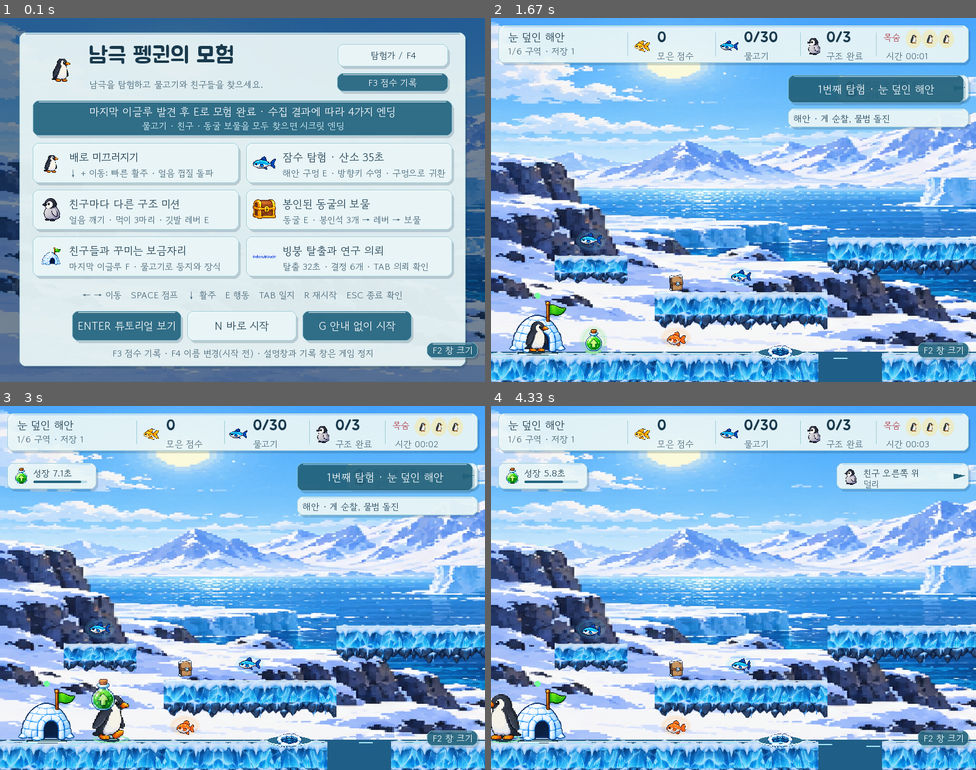
Above: before the commit, frames 1-4 (two rows, left to right).
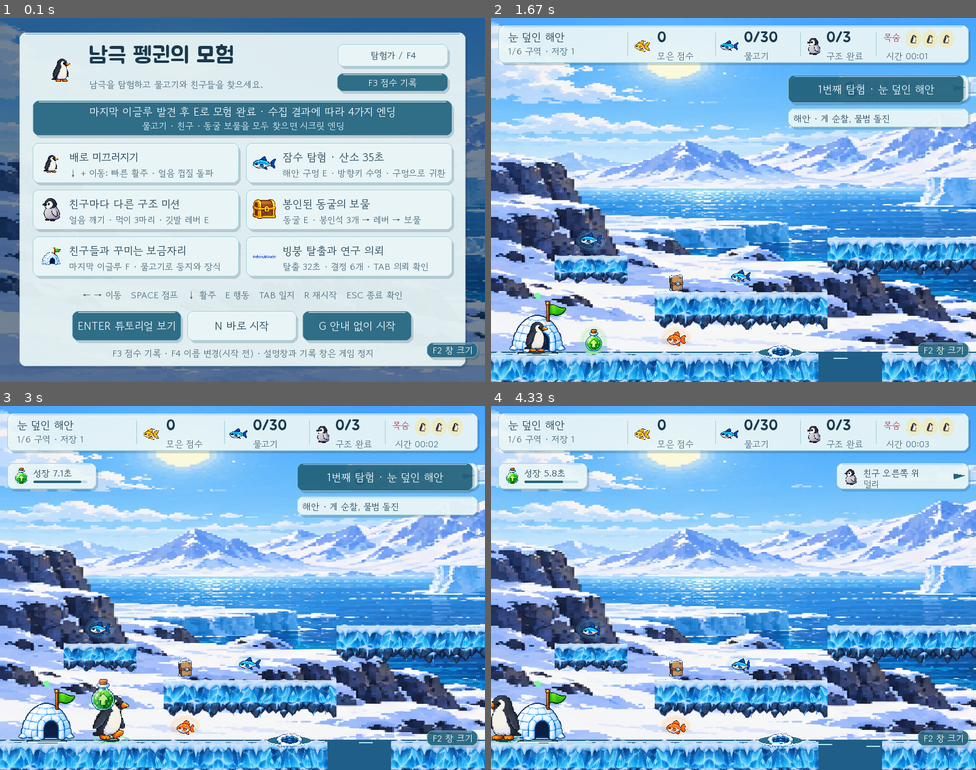
Above: after the commit, the same moments.

Repository: CJE-cpu/penguingame
Game: pygame game, started from pygame/main.py
The game is run twice, just before and just after one commit, with the same random seed, the same clock (stepped at 60 frames per second) and the same inputs.
Inputs (mouse positions are in pixels of both pictures, inside the frame that each line leads up to):
- Up to frame 1 (0.1 s): no input
- Up to frame 2 (1.67 s): tap Enter at 0.33, 1, 1.55 s; type "ann" at 0.67 s; click (942, 349) at 1.27 s
- Up to frame 3 (3 s): hold Right 1.88-2.35 s; hold Left 2.43-2.73 s; hold Right from 2.77 s (still down)
- Up to frame 4 (4.33 s): release Right at 3.23 s; hold Left 3.27-3.8 s; hold Left 3.83-4.13 s; hold Left from 4.17 s (still down)

The runs differ from the first frame. In frame 1, 0.1% of the frame differs, in the area x 8-57%, y 11-56%; in frame 2, 1.3%; in frame 3, 1.3%; in frame 4, 1.4%, in the area x 0-100%, y 4-100%.

Commit message:
Optimize game assets and startup loading

Diff:
--- a/pygame/main.py
+++ b/pygame/main.py
@@ -58,9 +58,7 @@
     ([(0,550,350), (420,550,780)],
      [(70,375,90), (190,450,200), (395,365,160), (575,280,180),
       (785,365,160), (975,450,180), (1100,360,70)])]
-FISH_TYPES = {'orange': ('orange-fish.png', (255, 255, 255), 10),
-              'blue': ('blue-fish.png', (255, 255, 255), 25),
-              'gold': ('gold-fish.png', (255, 255, 255), 50)}
+FISH_TYPES = {'orange': 10, 'blue': 25, 'gold': 50}
 DATA = Path(__file__).resolve().parent / 'data'
 GRAVITY = 1800
 MOVE_SPEED = 270
@@ -102,7 +100,6 @@
     def __init__(self, score_path=None, progress_path=None):
         self.region_width = REGION_WIDTH
         self.world_width = WORLD_WIDTH
-        self.background = load_image('antarctica-background.png', (WIDTH, HEIGHT))
         # One oversized panorama per region; never join non-seamless image edges.
         self.scene_backgrounds = [load_image('scene-' + scene + '.png', (WIDTH + 400, HEIGHT)) for scene in SCENES]
         self.animation = PenguinAnimation(DATA)
@@ -261,7 +258,7 @@
                 self.fish.append((kind, pg.Rect(platform.centerx - 18, platform.top - 35, 36, 24)))
         self.total = len(self.fish)
         self.score = 0
-        self.max_score = sum(FISH_TYPES[kind][2] for kind, rect in self.fish)
+        self.max_score = sum(FISH_TYPES[kind] for kind, rect in self.fish)
         self.enemies = []
         for region, kinds in enumerate([('crab','seal'), ('seal','spirit'), ('spirit','spirit'),
                                        ('skua','skua'), ('spirit','seal'), ('crab','skua')]):
@@ -1144,10 +1141,10 @@
         remaining_fish = []
         for kind, rect in self.fish:
             if self.player.colliderect(rect):
-                self.score += FISH_TYPES[kind][2]
+                self.score += FISH_TYPES[kind]
                 self.content.wallet += 1
                 self.audio.play('collect')
-                self.feedback.emit(rect.center, f'+{FISH_TYPES[kind][2]}', (255,232,151))
+                self.feedback.emit(rect.center, f'+{FISH_TYPES[kind]}', (255,232,151))
             else:
                 remaining_fish.append((kind, rect))
         self.fish = remaining_fish
--- /dev/null
+++ b/scripts/optimize_game_assets.py
@@ -0,0 +1,45 @@
+"""Losslessly package right-sized PNG sources for faster native/web startup."""
+from pathlib import Path
+from PIL import Image
+
+
+ROOT = Path(__file__).resolve().parents[1]
+DATA = ROOT / "pygame" / "data"
+
+# These sources are sliced or scaled down at runtime. The target sizes retain
+# at least 2x the largest on-screen sprite dimension while greatly reducing
+# browser download, PNG decode and per-launch scaling work.
+TARGETS = {
+    "adult-motion-atlas-v2.png": (720, 665),
+    "baby-motion-atlas-v2.png": (720, 576),
+    "enemy-motion-atlas-v2.png": (724, 543),
+    "fish-motion-atlas-v2.png": (724, 543),
+    "adventure-objects-atlas-v2.png": (724, 543),
+    "antarctic-ice-shelf-tile-v3.png": (1080, 360),
+    "shield-potion.png": (256, 256),
+}
+
+
+def optimize(path: Path, maximum: tuple[int, int]) -> tuple[int, int]:
+    image = Image.open(path).convert("RGBA")
+    before = path.stat().st_size
+    image.thumbnail(maximum, Image.Resampling.LANCZOS)
+    image.save(path, "PNG", optimize=True, compress_level=9)
+    return before, path.stat().st_size
+
+
+def main() -> None:
+    before_total = after_total = 0
+    for name, maximum in TARGETS.items():
+        before, after = optimize(DATA / name, maximum)
+        before_total += before
+        after_total += after
+        print(f"{name}: {before // 1024} KB -> {after // 1024} KB")
+    # The portfolio collection uses the same shield artwork.
+    web_shield = ROOT / "web" / "public" / "assets" / "shield-potion.png"
+    web_shield.write_bytes((DATA / "shield-potion.png").read_bytes())
+    print(f"Total: {before_total // 1024} KB -> {after_total // 1024} KB")
+
+
+if __name__ == "__main__":
+    main()
Binary file changed: pygame/data/adult-motion-atlas-v2.png
Binary file changed: pygame/data/adventure-objects-atlas-v2.png
Binary file changed: pygame/data/antarctic-ice-shelf-tile-v3.png
Binary file removed: pygame/data/antarctica-background.png
Binary file changed: pygame/data/baby-motion-atlas-v2.png
Binary file removed: pygame/data/blue-fish.png
Binary file removed: pygame/data/crab-enemy.png
Binary file changed: pygame/data/enemy-motion-atlas-v2.png
Binary file changed: pygame/data/fish-motion-atlas-v2.png
Binary file removed: pygame/data/gold-fish.png
Binary file removed: pygame/data/ice-sparkle.png
Binary file removed: pygame/data/ice-spirit-jumping.png
(and 32 more such lines)
